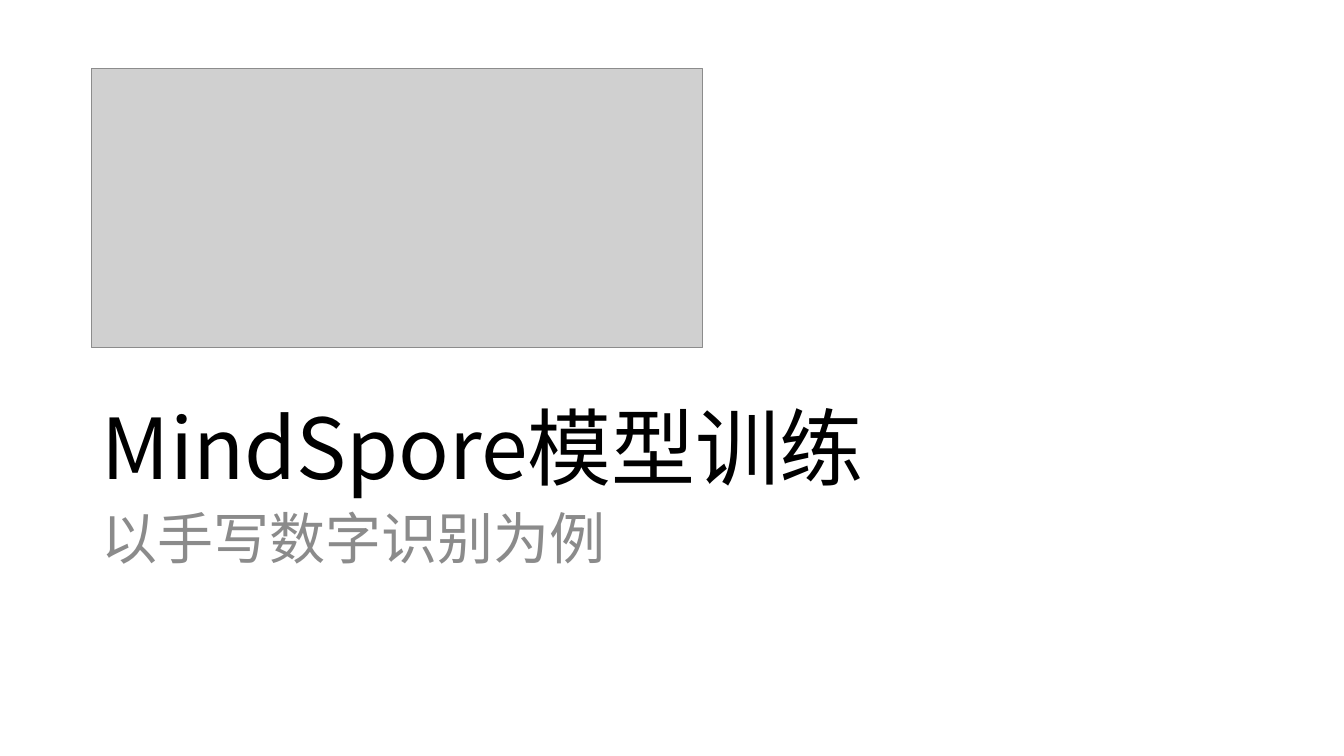
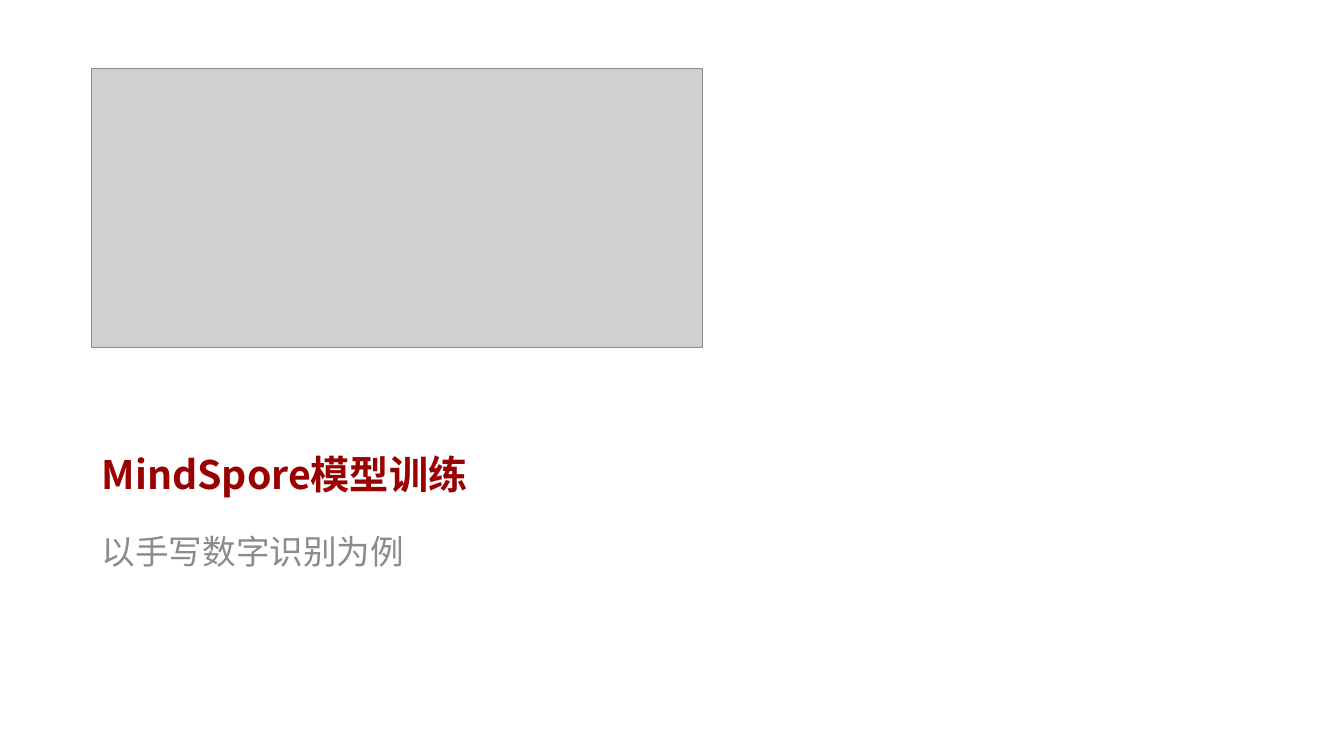
Before and after one commit to mindspore-courses/CradleOfAI, a slide deck: slide 10 of MindSpore做深度学习训练.pptx (slide 7 before the commit). Drawn at 1344x756 pixels with LibreOffice and Linux fonts; fonts in the diff are those of the drawing; grey boxes stand for pictures; background and template pictures are left out. Boxes give left, top, right and bottom in pixels: in the first picture for what was removed or moved away, otherwise in the second. Text is boxed around its words. In the diff, an @@ line names an element or a change of style, - is before the commit and + after.

```diff
--- a/MindSpore做深度学习训练.pptx
+++ b/MindSpore做深度学习训练.pptx
@@ title "MindSpore模型训练" at (x1=102, y1=455, x2=468, y2=498): size 60 to 28 pt, text colour #000000 to #990000, bold on @@
@@ text "以手写数字识别为例" moved from (x1=102, y1=512, x2=606, y2=564) to (x1=102, y1=536, x2=404, y2=567) @@
@@ text "以手写数字识别为例" at (x1=102, y1=536, x2=404, y2=567): size 40 to 24 pt @@
```
Also in this commit, not shown: 22 other slides changed, 4 slides added, 2 slides removed, 28 other files.
